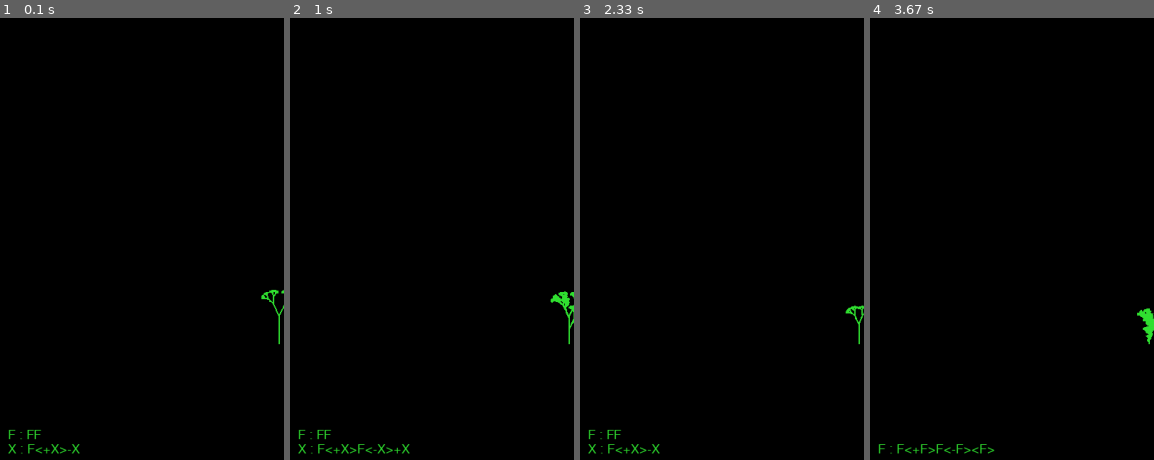
Above: before the commit, frames 1-4 (left to right).
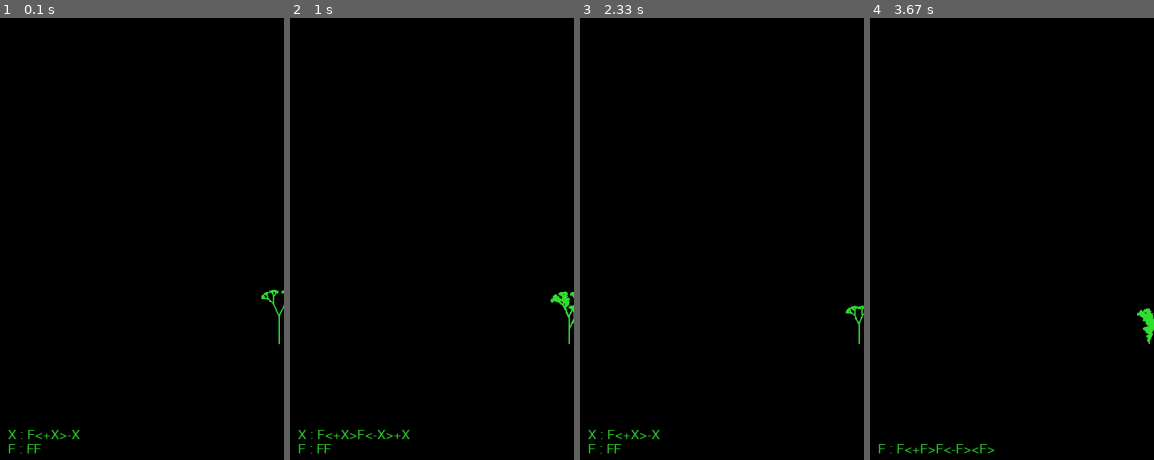
Above: after the commit, the same moments.

Repository: juherask/l-system-installation
Game: pygame game, started from l-system.py
Two runs of this game, one before a commit and one after it. Both use one fixed random seed, a clock stepped at 60 frames per second and the inputs below. The source is Python 2; it was converted automatically to run under Python 3.
Inputs:
- Up to frame 1 (0.1 s): no input
- Up to frame 2 (1 s): tap S at 0.33 s; tap 6 at 0.67 s
- Up to frame 3 (2.33 s): hold S 1-1.47 s; tap 2 at 1.5 s; tap 3 at 1.83 s; tap 1 at 2.17 s
- Up to frame 4 (3.67 s): tap Enter at 2.5 s; tap 4 at 2.83 s; tap S at 3.17, 3.57 s
The pictures show only the part of the screen within x 1-51%, y 50-100%; the shares and areas given below are measured in that part.

The runs differ from the first frame. In frame 1, 0.4% of the frame differs, in the area x 2-29%, y 92-99%; in frame 2, 0.7%, in the area x 2-43%, y 92-99%; in frame 3, 0.4%; in frame 4, nothing differs.

Commit message:
slower serial speed for robustness, restart by pressing S

Diff:
--- a/l-system.py
+++ b/l-system.py
@@ -21,19 +21,22 @@
 
 POT_JITTER_PREVENTION = 3
 
-MAX_WIND_STRENGTH = 5
-MAX_ANGLE = 120
+MAX_WIND_STRENGTH = 10
+MAX_ANGLE = 210
 MAX_SIZE = 500
 MAX_ITERATIONS_TIMES = 1.5
 
 running = False
-try:
-    port = '/dev/ttyUSB0'
-    baud = 115200
-    serial_port = serial.Serial(port, baud, timeout=0.01)
-except:
-    print "No serial connection to", port
-    serial_port = None
+
+def open_serial():
+    try:
+        port = '/dev/ttyUSB0'
+        baud = 9600
+        serial_port = serial.Serial(port, baud, timeout=0.01)
+    except:
+        print "No serial connection to", port
+        serial_port = None
+    return serial_port
 
 process_cmd = 0
 parameter_values = [512]*4
@@ -48,8 +51,11 @@
         while running:
             cmd = ser.read().decode()
             if cmd == "n" or cmd == "u":
-                reading = ser.readline().decode()
-
+                reading = ""
+                readchr = ""
+                while readchr!="\n":
+                    readchr = ser.read().decode()
+                    reading+=readchr
                 if process_cmd==0:
                     parameter_values = [int(r) for r in reading[1:].split(";")]
                     process_cmd = ord(cmd)
@@ -67,8 +73,8 @@
     if system_nbr==1:
         # Pythagoras Tree
         rules = OrderedDict([
-          ("F","FF"),
-          ("X","F<+X>-X")])
+          ("X","F<+X>-X"),
+          ("F","FF")])
         start = "X"
         size = 7
         iterations = 6
@@ -107,8 +113,8 @@
         # Tree D
         start = "X"
         rules = OrderedDict([
-            ("F","FF"),
-            ("X","F<+X>F<-X>+X")])
+            ("X","F<+X>F<-X>+X"),
+            ("F","FF")])
         size = 2
         iterations = 7
 
@@ -116,8 +122,8 @@
         # Tree E
         start = "X"
         rules = OrderedDict([
-            ("F","FF"),
-            ("X","F<+X><-X>FX")])
+            ("X","F<+X><-X>FX"),
+            ("F","FF")])
         size = 2
         iterations = 7
 
@@ -216,6 +222,7 @@
     global parameter_string, process_cmd, running
 
     # Start a thread that reads physical controls (over serial)
+    serial_port = open_serial()
     running = True
     thread = threading.Thread(target=read_from_port, args=(serial_port,))
     thread.start()
@@ -256,6 +263,14 @@
                 if ev.key == K_q or ev.key == K_ESCAPE:
                     running = False
                     sys.exit()
+                if ev.key == K_s:
+                    running = False
+                    thread.join()
+                    serial_port.close()
+                    serial_port=open_serial()
+                    running = True
+                    thread = threading.Thread(target=read_from_port, args=(serial_port,))
+                    thread.start()
                 if ev.key == K_m:
                     mrf = open("manual_rules.txt", "r")
                     first_line = True
Not shown, changed: lsystem_pots/lsystem_pots.ino
